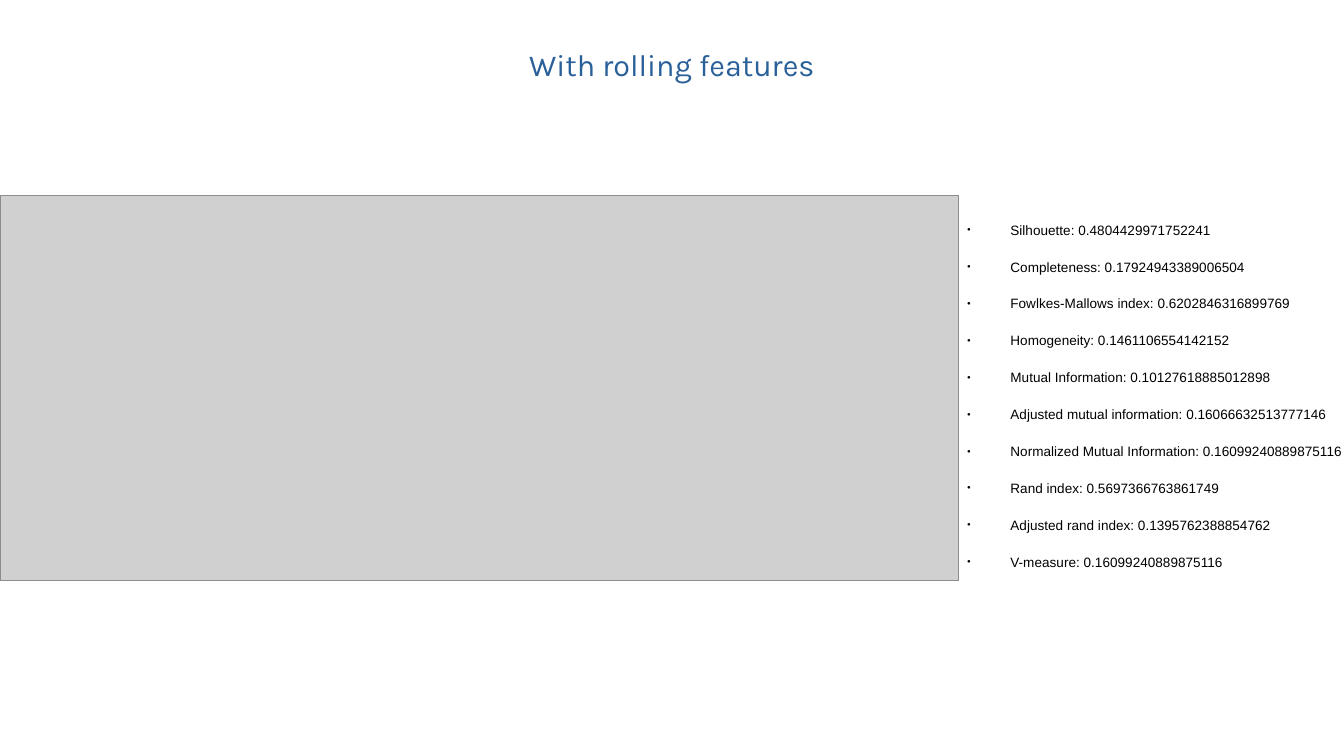
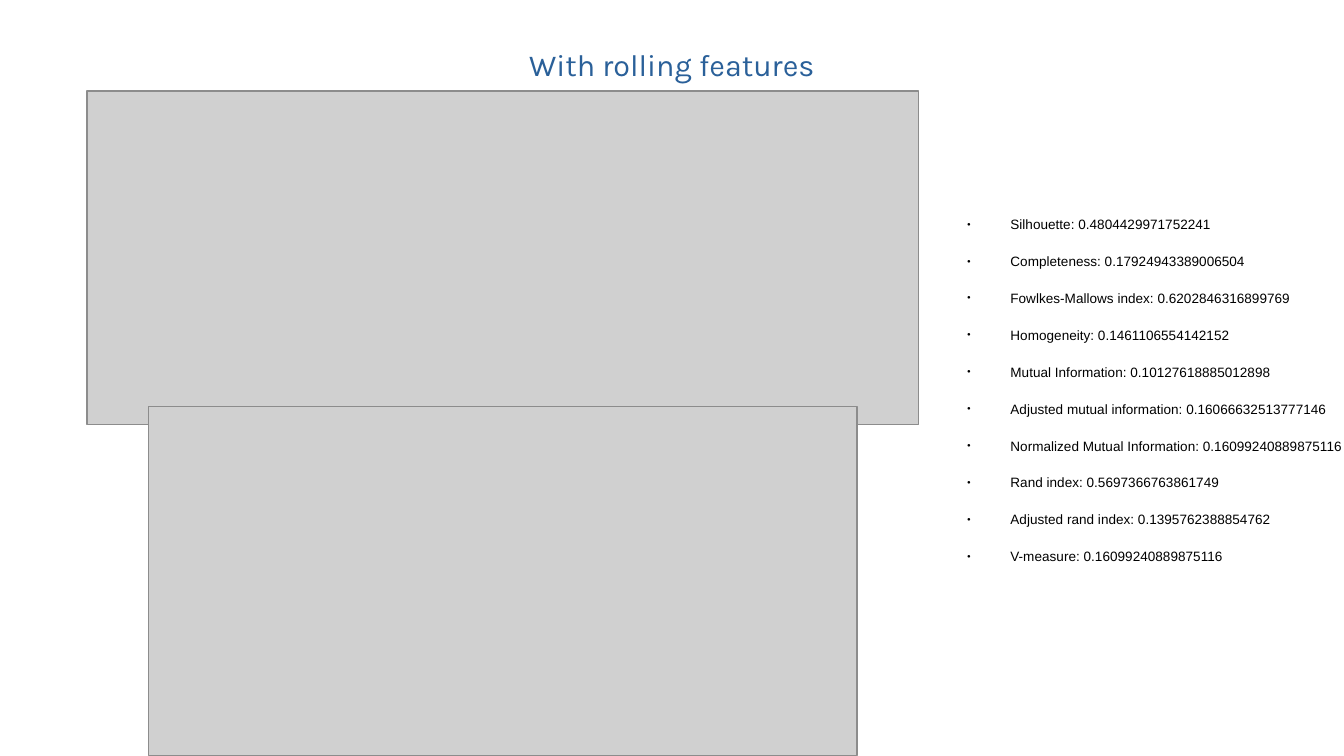
Before and after one commit to kir0ul/BayesClustering, a slide deck: slide 3 of docs/features_comparison.odp. Drawn at 1344x756 pixels with LibreOffice and Linux fonts; fonts in the diff are those of the drawing; grey boxes stand for pictures. Boxes give left, top, right and bottom in pixels: in the first picture for what was removed or moved away, otherwise in the second. Text is boxed around its words. In the diff, an @@ line names an element or a change of style, - is before the commit and + after.

```diff
--- a/docs/features_comparison.odp
+++ b/docs/features_comparison.odp
@@ picture: place and size @@
-picture at box(0, 195, 959, 581)
+picture at box(87, 91, 918, 426)
@@ text "Silhouette: 0.4804429971752241": place and size @@
-text "Silhouette: 0.4804429971752241" at box(1010, 225, 1342, 533)
+text "Silhouette: 0.4804429971752241" at box(1010, 219, 1342, 527)
@@ picture added at box(149, 406, 857, 756) @@
```
Also in this commit, not shown: 4 other slides changed, 1 other file.
